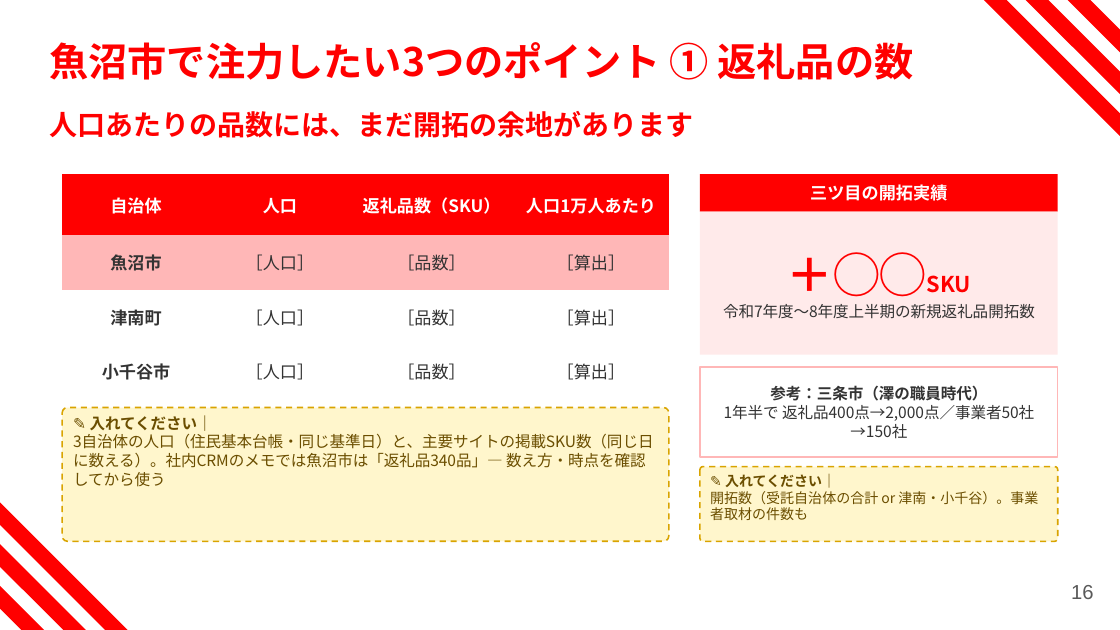
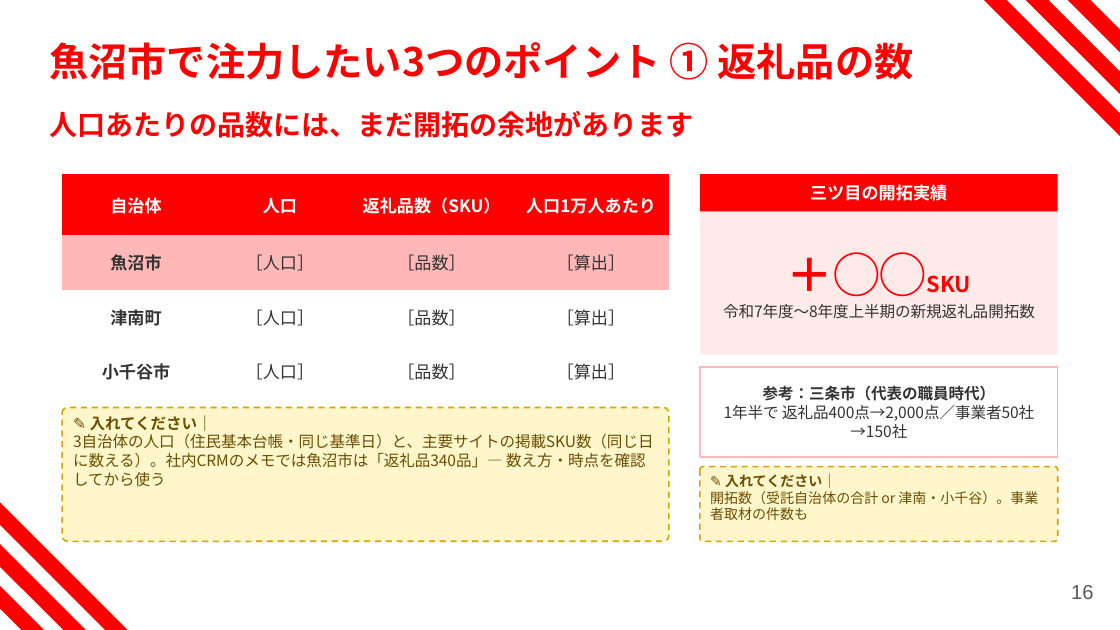
Before and after one commit to honbo-teruki/awashima, a slide deck: slide 16 of .claude/skills/natural-slides/brands/mitsume/template.pptx. Drawn at 1120x630 pixels with LibreOffice and Linux fonts; fonts in the diff are those of the drawing. Boxes give left, top, right and bottom in pixels: in the first picture for what was removed or moved away, otherwise in the second. Text is boxed around its words. In the diff, an @@ line names an element or a change of style, - is before the commit and + after.

```diff
--- a/.claude/skills/natural-slides/brands/mitsume/template.pptx
+++ b/.claude/skills/natural-slides/brands/mitsume/template.pptx
@@ text in rectangle at (x1=763, y1=385, x2=996, y2=401): text changed @@
-参考：三条市（澤の職員時代）
+参考：三条市（代表の職員時代）
```
Also in this commit, not shown: 5 other slides changed, 1 other file.
